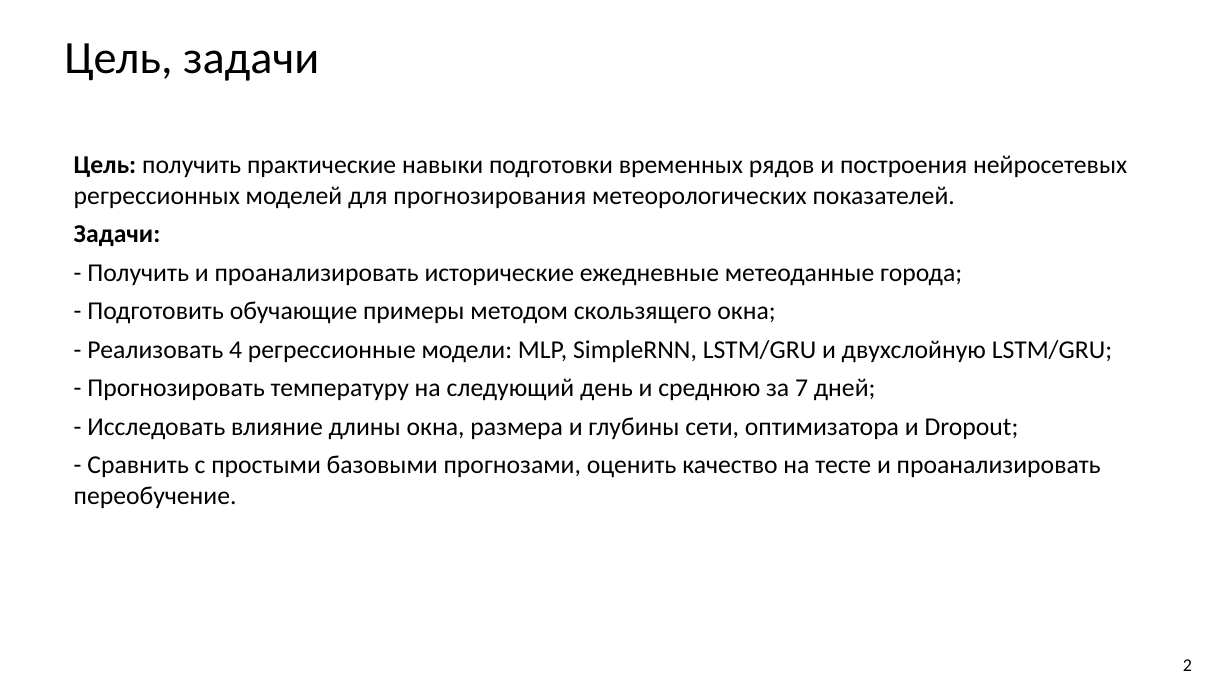
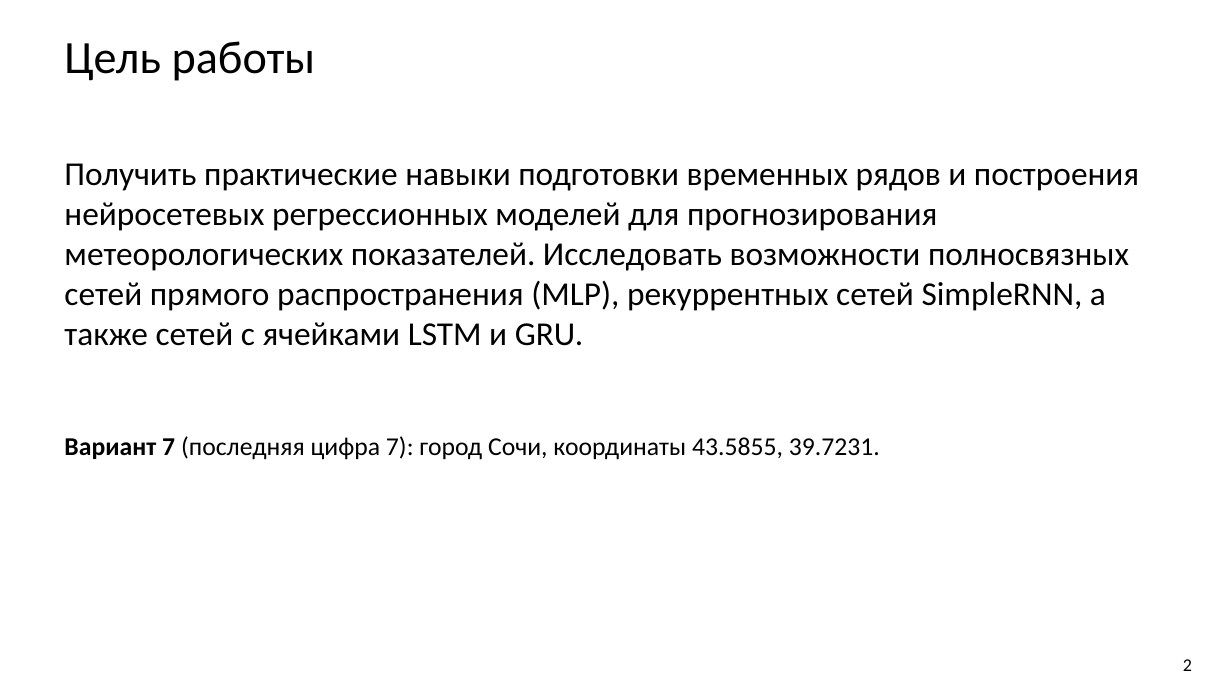
Before and after one commit to bigflyy/nn-uni, a slide deck: slide 2 of labs/lab2/nn-lab-2.pptx. Drawn at 1232x693 pixels with LibreOffice and Linux fonts; fonts in the diff are those of the drawing. Boxes give left, top, right and bottom in pixels: in the first picture for what was removed or moved away, otherwise in the second. Text is boxed around its words. In the diff, an @@ line names an element or a change of style, - is before the commit and + after.

```diff
--- a/labs/lab2/nn-lab-2.pptx
+++ b/labs/lab2/nn-lab-2.pptx
@@ text at [64, 41, 316, 81]: text changed @@
-Цель, задачи
+Цель работы
@@ text added at [64, 163, 1139, 346], 26 pt, text #000000 @@
+Получить практические навыки подготовки временных рядов и построения нейросетевых регрессионных моделей для прогнозирования метеорологических показателей. Исследовать возможности полносвязных сетей прямого распространения (MLP), рекуррентных сетей SimpleRNN, а также сетей с ячейками LSTM и GRU.
@@ text removed at [74, 155, 1127, 508] @@
-Цель: получить практические навыки подготовки временных рядов и построения нейросетевых регрессионных моделей для прогнозирования метеорологических показателей.
-Задачи:
-- Получить и проанализировать исторические ежедневные метеоданные города;
-- Подготовить обучающие примеры методом скользящего окна;
-- Реализовать 4 регрессионные модели: MLP, SimpleRNN, LSTM/GRU и двухслойную LSTM/GRU;
-- Прогнозировать температуру на следующий день и среднюю за 7 дней;
-- Исследовать влияние длины окна, размера и глубины сети, оптимизатора и Dropout;
-- Сравнить с простыми базовыми прогнозами, оценить качество на тесте и проанализировать переобучение.
@@ text added at [64, 436, 880, 460], 20 pt, text #000000 @@
+Вариант 7 (последняя цифра 7): город Сочи, координаты 43.5855, 39.7231.
```
Also in this commit, not shown: 12 other slides changed, 24 slides added, 8 slides removed.
